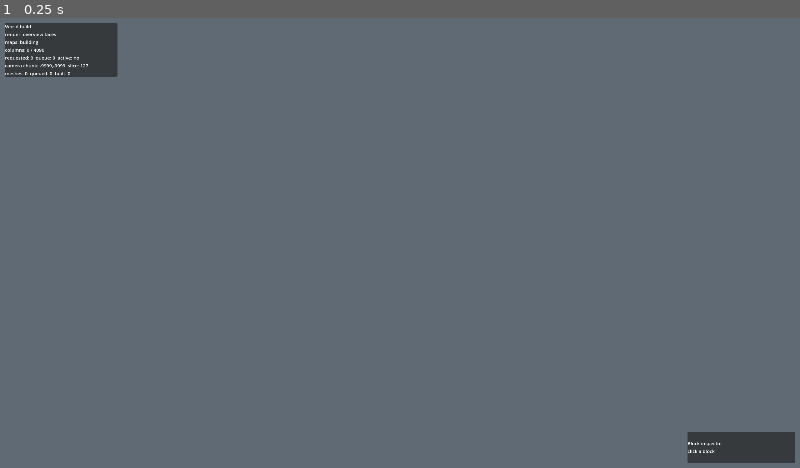
Above: before the commit, frame 1.
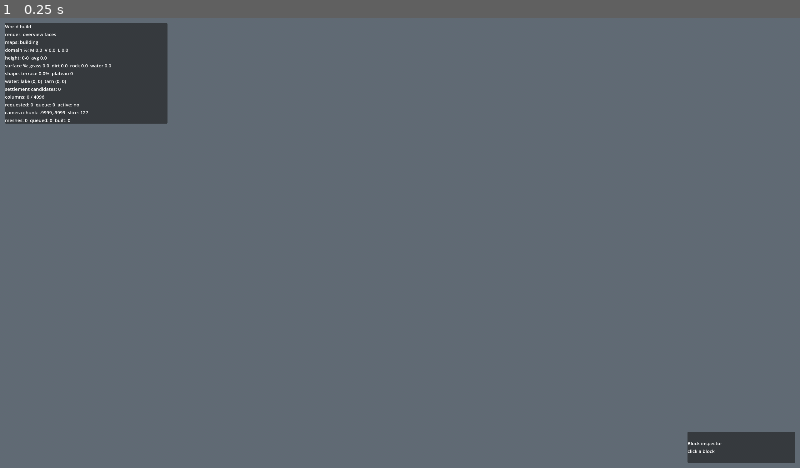
Above: after the commit, the same moment.

Repository: akadic10/Deepdraft
Game: Godot game, scene res://scenes/main/debug_world.tscn
Two runs of this game, one before a commit and one after it. Both use one fixed random seed, a clock stepped at 60 frames per second and the inputs below.
Inputs:
- Up to frame 1 (0.25 s): no input

The runs differ from the first frame. In frame 1, 3.0% of the frame differs, in the area x 0-21%, y 1-24%.

Commit message:
Add world generation debug metrics

Diff:
--- a/scripts/systems/WorldGenerator.gd
+++ b/scripts/systems/WorldGenerator.gd
@@ -141,6 +141,11 @@
 var _block_spawn_counts: Dictionary = {}  # runtime block ID -> generated count
 var _counted_columns: int = 0
 var _last_count_report_column: int = 0
+var _generation_metrics: Dictionary = {}
+var _domain_counts: Dictionary = {}
+var _terraced_columns: int = 0
+var _plateau_adjusted_columns: int = 0
+var _plateau_smoothed_chunks: int = 0
 
 ## Cooperative cancel flag. Set true on the main thread (e.g. when the game
 ## stops) so the worker exits its chunk loop instead of touching members that
@@ -178,6 +183,49 @@
 
 func _deferred_emit_maps_ready() -> void:
 	print("WorldGenerator: terrain maps ready; waiting for chunk column requests.")
+
+
+func _deferred_print_generation_metrics(snapshot: Dictionary) -> void:
+	var domains: Dictionary = snapshot.get("domains", {})
+	var heights: Dictionary = snapshot.get("heights", {})
+	var surface: Dictionary = snapshot.get("surface", {})
+	var shaping: Dictionary = snapshot.get("shaping", {})
+	var water: Dictionary = snapshot.get("water", {})
+	var candidates: Dictionary = snapshot.get("settlement_candidates", {})
+
+	print("WorldGenerator metrics:")
+	print("  domains: mountain %.1f%%, valley %.1f%%, lowland %.1f%%" % [
+		domains.get("mountain_pct", 0.0),
+		domains.get("valley_pct", 0.0),
+		domains.get("lowland_pct", 0.0),
+	])
+	print("  height: min %d, max %d, avg %.1f" % [
+		heights.get("min", 0),
+		heights.get("max", 0),
+		heights.get("avg", 0.0),
+	])
+	print("  surface: grass %.1f%%, dirt %.1f%%, rock %.1f%%, water %.1f%%" % [
+		surface.get("grass_pct", 0.0),
+		surface.get("dirt_pct", 0.0),
+		surface.get("rock_pct", 0.0),
+		surface.get("water_pct", 0.0),
+	])
+	print("  shaping: terraced %d, plateau-adjusted %d across %d chunk columns" % [
+		shaping.get("terraced_columns", 0),
+		shaping.get("plateau_adjusted_columns", 0),
+		shaping.get("plateau_smoothed_chunks", 0),
+	])
+	print("  water: lake %s r%d y%d columns %d; tarn %s r%d y%d columns %d" % [
+		str(water.get("lake_center", Vector2i.ZERO)),
+		water.get("lake_radius", 0),
+		water.get("lake_waterline", 0),
+		water.get("lake_columns", 0),
+		str(water.get("tarn_center", Vector2i.ZERO)),
+		water.get("tarn_radius", 0),
+		water.get("tarn_waterline", 0),
+		water.get("tarn_columns", 0),
+	])
+	print("  settlement candidates: %d sampled 20x20 flats" % candidates.get("count", 0))
 
 
 func _deferred_print_block_spawn_report(
@@ -241,6 +289,11 @@
 	_abort = false
 	_maps_ready = false
 	_column_in_flight = false
+	_generation_metrics.clear()
+	_domain_counts.clear()
+	_terraced_columns = 0
+	_plateau_adjusted_columns = 0
+	_plateau_smoothed_chunks = 0
 	_reset_block_spawn_counts()
 	_request_mutex.lock()
 	_column_queue.clear()
@@ -300,6 +353,10 @@
 	return stats
 
 
+func get_generation_metrics() -> Dictionary:
+	return _generation_metrics.duplicate(true)
+
+
 func get_column_top_y(cx: int, cz: int) -> int:
 	if not _maps_ready:
 		return WORLD_SIZE_Y - 1
@@ -382,8 +439,10 @@
 	_compute_domain_map()       # Phase 2
 	_compute_heightmap()        # Phase 3
 	_carve_lakes()              # Phase 4
+	_build_generation_metrics()
 	_maps_ready = true
 	call_deferred("_deferred_emit_maps_ready")
+	call_deferred("_deferred_print_generation_metrics", _generation_metrics.duplicate(true))
 	_process_requested_columns()      # Phase 5, demand-driven
 	_maybe_defer_block_spawn_report(true)
 
@@ -490,6 +549,11 @@
 		valley_count,
 		lowland_count,
 	])
+	_domain_counts = {
+		"mountain": mountain_count,
+		"valley": valley_count,
+		"lowland": lowland_count,
+	}
 
 # ── Phase 3 — Surface heightmap (2D) ─────────────────────────────────────────
 
@@ -549,6 +613,7 @@
 			float(corridor_height_sum) / float(corridor_count),
 		])
 	print("WorldGenerator: terrace quantization -> adjusted %d columns." % terraced_count)
+	_terraced_columns = terraced_count
 	_apply_plateau_smoothing()
 
 
@@ -627,6 +692,8 @@
 		adjusted_columns,
 		smoothed_chunks,
 	])
+	_plateau_adjusted_columns = adjusted_columns
+	_plateau_smoothed_chunks = smoothed_chunks
 
 
 func _dominant_height(height_counts: Dictionary) -> int:
@@ -730,6 +797,189 @@
 	for col: Vector2i in tarn_columns:
 		min_y = min(min_y, heightmap[col.x * WORLD_SIZE_Z + col.y])
 	tarn_waterline = min_y + TARN_DEPTH - 1
+
+
+# -- Generation metrics -------------------------------------------------------
+
+func _build_generation_metrics() -> void:
+	var total_columns := WORLD_SIZE_X * WORLD_SIZE_Z
+	_generation_metrics = {
+		"seed": world_seed,
+		"world_size": Vector3i(WORLD_SIZE_X, WORLD_SIZE_Y, WORLD_SIZE_Z),
+		"domains": {
+			"mountain": _domain_counts.get("mountain", 0),
+			"valley": _domain_counts.get("valley", 0),
+			"lowland": _domain_counts.get("lowland", 0),
+			"mountain_pct": _pct(_domain_counts.get("mountain", 0), total_columns),
+			"valley_pct": _pct(_domain_counts.get("valley", 0), total_columns),
+			"lowland_pct": _pct(_domain_counts.get("lowland", 0), total_columns),
+		},
+		"heights": _compute_height_metrics(),
+		"surface": _compute_surface_metrics(),
+		"shaping": {
+			"terraced_columns": _terraced_columns,
+			"terraced_pct": _pct(_terraced_columns, total_columns),
+			"plateau_adjusted_columns": _plateau_adjusted_columns,
+			"plateau_adjusted_pct": _pct(_plateau_adjusted_columns, total_columns),
+			"plateau_smoothed_chunks": _plateau_smoothed_chunks,
+		},
+		"water": {
+			"lake_center": lake_center,
+			"lake_radius": LAKE_RADIUS,
+			"lake_waterline": LAKE_WATERLINE,
+			"lake_columns": lake_columns.size(),
+			"tarn_center": tarn_center,
+			"tarn_radius": TARN_RADIUS,
+			"tarn_waterline": tarn_waterline,
+			"tarn_columns": tarn_columns.size(),
+		},
+		"settlement_candidates": _compute_settlement_candidate_metrics(),
+	}
+
+
+func _compute_height_metrics() -> Dictionary:
+	var total_columns := WORLD_SIZE_X * WORLD_SIZE_Z
+	var min_h := WORLD_SIZE_Y
+	var max_h := 0
+	var sum_h := 0
+	var by_domain := {
+		"mountain": _new_height_bucket(),
+		"valley": _new_height_bucket(),
+		"lowland": _new_height_bucket(),
+	}
+
+	for x in range(WORLD_SIZE_X):
+		for z in range(WORLD_SIZE_Z):
+			var idx := x * WORLD_SIZE_Z + z
+			var h: int = heightmap[idx]
+			min_h = mini(min_h, h)
+			max_h = maxi(max_h, h)
+			sum_h += h
+
+			var bucket: Dictionary = by_domain[_domain_label(domain_map[idx])]
+			bucket["count"] = (bucket.get("count", 0) as int) + 1
+			bucket["min"] = mini(bucket.get("min", WORLD_SIZE_Y) as int, h)
+			bucket["max"] = maxi(bucket.get("max", 0) as int, h)
+			bucket["sum"] = (bucket.get("sum", 0) as int) + h
+
+	for key: String in by_domain.keys():
+		var bucket: Dictionary = by_domain[key]
+		var count := bucket.get("count", 0) as int
+		bucket["avg"] = float(bucket.get("sum", 0) as int) / float(maxi(count, 1))
+		bucket.erase("sum")
+
+	return {
+		"min": min_h,
+		"max": max_h,
+		"avg": float(sum_h) / float(maxi(total_columns, 1)),
+		"by_domain": by_domain,
+	}
+
+
+func _compute_surface_metrics() -> Dictionary:
+	var counts := {
+		"grass": 0,
+		"dirt": 0,
+		"rock": 0,
+		"water": 0,
+		"other": 0,
+	}
+	var total_columns := WORLD_SIZE_X * WORLD_SIZE_Z
+
+	for x in range(WORLD_SIZE_X):
+		for z in range(WORLD_SIZE_Z):
+			var col := Vector2i(x, z)
+			var block_id := _id_water if lake_columns.has(col) or tarn_columns.has(col) else _pick_surface_block(x, z, col)
+			if _grass_ids.has(block_id):
+				counts["grass"] = (counts["grass"] as int) + 1
+			elif _dirt_ids.has(block_id):
+				counts["dirt"] = (counts["dirt"] as int) + 1
+			elif block_id == _id_water:
+				counts["water"] = (counts["water"] as int) + 1
+			elif block_id == _id_granite or block_id == _id_basalt or block_id == _id_limestone or block_id == _id_marble:
+				counts["rock"] = (counts["rock"] as int) + 1
+			else:
+				counts["other"] = (counts["other"] as int) + 1
+
+	return {
+		"grass": counts["grass"],
+		"dirt": counts["dirt"],
+		"rock": counts["rock"],
+		"water": counts["water"],
+		"other": counts["other"],
+		"grass_pct": _pct(counts["grass"] as int, total_columns),
+		"dirt_pct": _pct(counts["dirt"] as int, total_columns),
+		"rock_pct": _pct(counts["rock"] as int, total_columns),
+		"water_pct": _pct(counts["water"] as int, total_columns),
+		"other_pct": _pct(counts["other"] as int, total_columns),
+	}
+
+
+func _compute_settlement_candidate_metrics() -> Dictionary:
+	const CANDIDATE_SIZE := 20
+	const CANDIDATE_STEP := 8
+	const MAX_HEIGHT_DELTA := 2
+	var count := 0
+	var examples: Array[Vector2i] = []
+
+	for x in range(0, WORLD_SIZE_X - CANDIDATE_SIZE, CANDIDATE_STEP):
+		for z in range(0, WORLD_SIZE_Z - CANDIDATE_SIZE, CANDIDATE_STEP):
+			var min_h := WORLD_SIZE_Y
+			var max_h := 0
+			var has_water := false
+			var mountain_edge_score := 0
+
+			for lx in range(CANDIDATE_SIZE):
+				for lz in range(CANDIDATE_SIZE):
+					var wx := x + lx
+					var wz := z + lz
+					var idx := wx * WORLD_SIZE_Z + wz
+					var h: int = heightmap[idx]
+					min_h = mini(min_h, h)
+					max_h = maxi(max_h, h)
+					if lake_columns.has(Vector2i(wx, wz)) or tarn_columns.has(Vector2i(wx, wz)):
+						has_water = true
+					var n := domain_n_map[idx]
+					if n > 0.50 and n < 0.72:
+						mountain_edge_score += 1
+
+			if has_water:
+				continue
+			if max_h - min_h > MAX_HEIGHT_DELTA:
+				continue
+			if mountain_edge_score < CANDIDATE_SIZE * CANDIDATE_SIZE / 4:
+				continue
+
+			count += 1
+			if examples.size() < 5:
+				examples.append(Vector2i(x + CANDIDATE_SIZE / 2, z + CANDIDATE_SIZE / 2))
+
+	return {
+		"count": count,
+		"sample_size": CANDIDATE_SIZE,
+		"sample_step": CANDIDATE_STEP,
+		"max_height_delta": MAX_HEIGHT_DELTA,
+		"examples": examples,
+	}
+
+
+func _new_height_bucket() -> Dictionary:
+	return {"count": 0, "min": WORLD_SIZE_Y, "max": 0, "sum": 0}
+
+
+func _domain_label(domain: int) -> String:
+	match domain:
+		DOMAIN_MOUNTAIN:
+			return "mountain"
+		DOMAIN_VALLEY:
+			return "valley"
+	return "lowland"
+
+
+func _pct(value: int, total: int) -> float:
+	if total <= 0:
+		return 0.0
+	return float(value) / float(total) * 100.0
 
 
 # ── Phase 5 — Block fill (3D, per chunk) ──────────────────────────────────────
--- a/scripts/ui/DebugLoadingOverlay.gd
+++ b/scripts/ui/DebugLoadingOverlay.gd
@@ -26,7 +26,7 @@
 	panel.name = "Panel"
 	panel.offset_left = 16.0
 	panel.offset_top = 16.0
-	panel.custom_minimum_size = Vector2(360.0, 0.0)
+	panel.custom_minimum_size = Vector2(520.0, 0.0)
 	add_child(panel)
 
 	_label = Label.new()
@@ -41,6 +41,7 @@
 		return
 
 	var gen := WorldGenerator.get_streaming_stats()
+	var metrics := WorldGenerator.get_generation_metrics()
 	var render := {}
 	if _renderer != null and _renderer.has_method("get_render_stats"):
 		render = _renderer.call("get_render_stats")
@@ -49,11 +50,42 @@
 	var maps_text := "ready" if gen.get("maps_ready", false) else "building"
 	var in_flight_text := "yes" if gen.get("column_in_flight", false) else "no"
 	var render_mode := "overview faces" if render.get("diorama_active", false) else "streamed block faces"
+	var domains: Dictionary = metrics.get("domains", {})
+	var surface: Dictionary = metrics.get("surface", {})
+	var heights: Dictionary = metrics.get("heights", {})
+	var shaping: Dictionary = metrics.get("shaping", {})
+	var water: Dictionary = metrics.get("water", {})
+	var candidates: Dictionary = metrics.get("settlement_candidates", {})
 
 	_label.text = "\n".join([
 		"World build",
 		"render: %s" % render_mode,
 		"maps: %s" % maps_text,
+		"domain %%: M %.1f  V %.1f  L %.1f" % [
+			domains.get("mountain_pct", 0.0),
+			domains.get("valley_pct", 0.0),
+			domains.get("lowland_pct", 0.0),
+		],
+		"height: %d-%d  avg %.1f" % [
+			heights.get("min", 0),
+			heights.get("max", 0),
+			heights.get("avg", 0.0),
+		],
+		"surface %%: grass %.1f  dirt %.1f  rock %.1f  water %.1f" % [
+			surface.get("grass_pct", 0.0),
+			surface.get("dirt_pct", 0.0),
+			surface.get("rock_pct", 0.0),
+			surface.get("water_pct", 0.0),
+		],
+		"shape: terrace %.1f%%  plateau %d" % [
+			shaping.get("terraced_pct", 0.0),
+			shaping.get("plateau_adjusted_columns", 0),
+		],
+		"water: lake %s  tarn %s" % [
+			str(water.get("lake_center", Vector2i.ZERO)),
+			str(water.get("tarn_center", Vector2i.ZERO)),
+		],
+		"settlement candidates: %d" % candidates.get("count", 0),
 		"columns: %d / %d" % [gen.get("generated_columns", 0), gen.get("total_columns", 0)],
 		"requested: %d  queue: %d  active: %s" % [
 			gen.get("requested_columns", 0),
